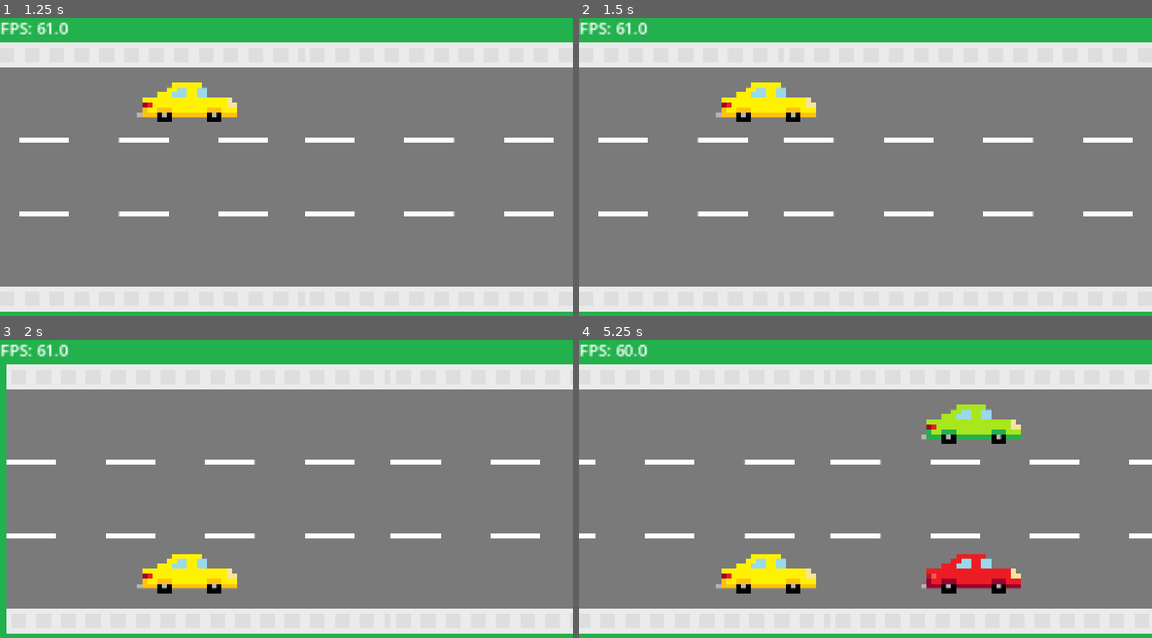
Above: before the commit, frames 1-4 (two rows, left to right).
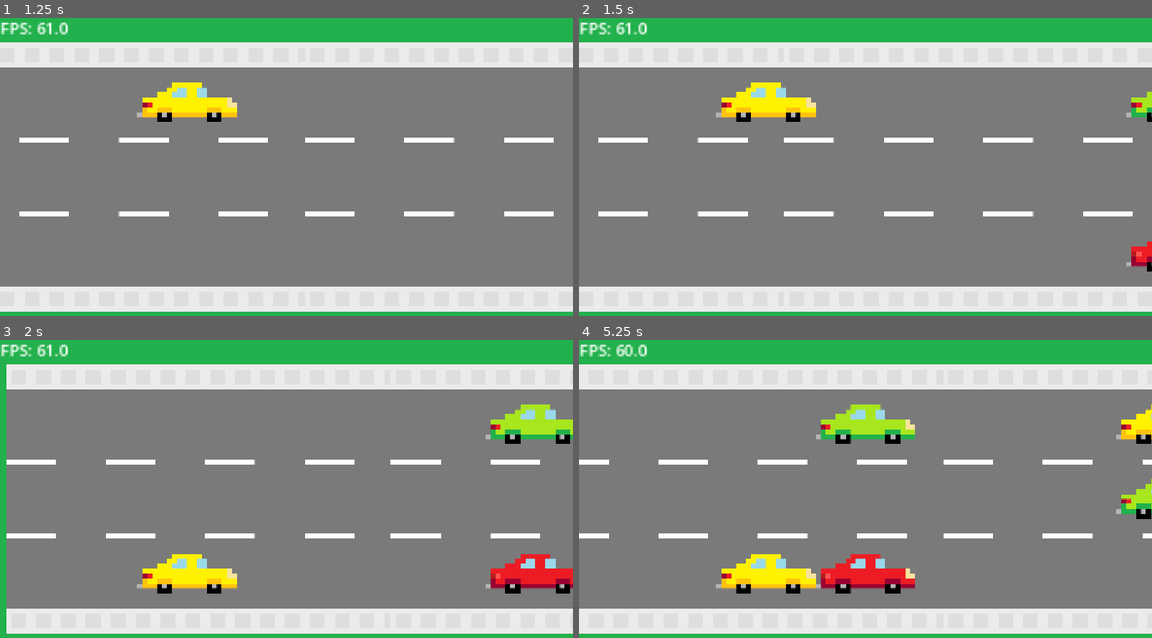
Above: after the commit, the same moments.

Repository: DevEhanTariq/first-game
Game: Godot game, scene res://level.tscn
The game is run twice, just before and just after one commit, with the same random seed, the same clock (stepped at 60 frames per second) and the same inputs.
Inputs:
- Up to frame 1 (1.25 s): hold W (up) from 0.53 s (still down)
- Up to frame 2 (1.5 s): release W (up) at 1.28 s; hold S (down) from 1.28 s (still down)
- Up to frame 3 (2 s): keep holding S (down)
- Up to frame 4 (5.25 s): release S (down) at 2.03 s; hold W (up) 2.03-3.53 s; hold S (down) from 3.53 s (still down)

Frame 1 is identical in both runs. In frame 2, 0.6% of the frame differs, in the area x 95-100%, y 24-86%; in frame 3, 2.8%; in frame 4, 8.3%, in the area x 2-100%, y 21-86%.

Commit message:
Added an increasing speed
- The "speed_multipliers" value is now dependent on the "score" value

Diff:
--- a/Globals.gd
+++ b/Globals.gd
@@ -3,15 +3,16 @@
 
 var score = 0
 var collision = false
-var speed_multiplier = 1
+var speed_multiplier: float = 1.0
 var playerCords = Vector2(0,0)
 
 # Called when the node enters the scene tree for the first time.
 func _ready() -> void:
 	pass # Replace with function body.
 
-
 # Called every frame. 'delta' is the elapsed time since the previous frame.
 func _process(delta: float) -> void:
+	Globals.speed_multiplier = 0.0001*Globals.score + 1
+	print(Globals.speed_multiplier)
 	if Globals.collision:
 		Globals.speed_multiplier = 0
--- a/Player.gd
+++ b/Player.gd
@@ -6,7 +6,6 @@
 # Called when the node enters the scene tree for the first time.
 func _ready() -> void:
 	pass # Replace with function body.
-
 
 # Called every frame. 'delta' is the elapsed time since the previous frame.
 func _process(delta: float) -> void:
--- a/TrafficSpawner.gd
+++ b/TrafficSpawner.gd
@@ -7,7 +7,7 @@
 
 var allowCar = true
 var cars = []
-var speed = 300
+var speed = 500
 
 func spawn_car(xCord):
 	var lanesToUse = lane[randi_range(0,2)]
